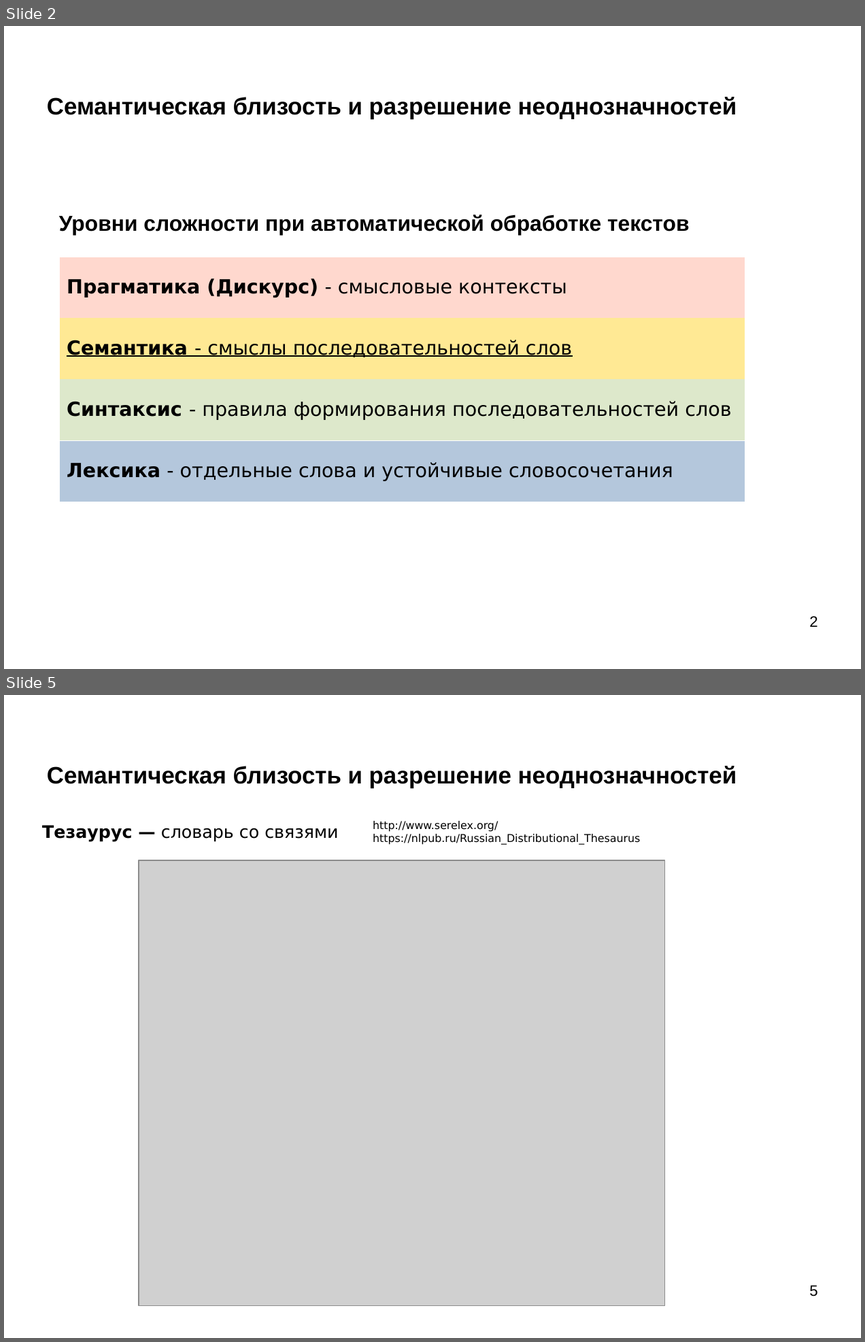
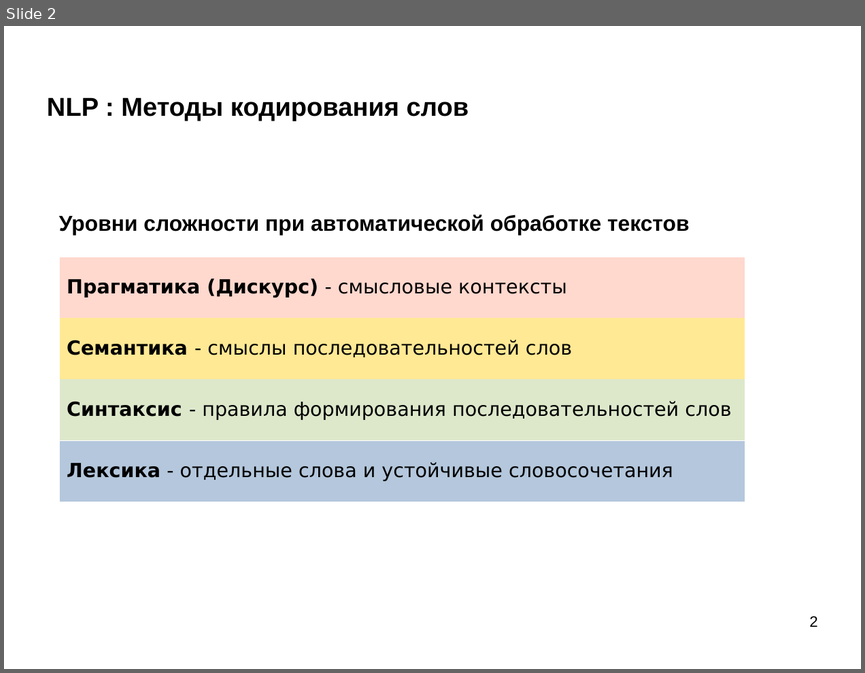
Before and after one commit to mechanoid5/ml_lectorium_legacy, a slide deck: 29-text-w2v.odp. Shown one above the other, each under a label of ours: slides 2 and 5 before the commit, slide 2 after it; the slides between them are not shown. The pictures are 865x1342 and 865x673 pixels, drawn with LibreOffice and Linux fonts; fonts in the diff are those of the drawing; grey boxes stand for pictures; background and template pictures are left out. Boxes give left, top, right and bottom in pixels: in the first picture for what was removed or moved away, otherwise in the second. Text is boxed around its words. In the diff, an @@ line names an element or a change of style, - is before the commit and + after.

```diff
--- a/29-text-w2v.odp
+++ b/29-text-w2v.odp
@@ slide 5 removed at box(4, 695, 861, 1338), background picture (left out) @@
@@ title removed at box(47, 766, 737, 788) @@
-Семантическая близость и разрешение неоднозначностей
@@ text removed at box(42, 825, 338, 842) @@
-Тезаурус — словарь со связями
@@ text removed at box(373, 821, 640, 845) @@
-http://www.serelex.org/
-https://nlpub.ru/Russian_Distributional_Thesaurus
@@ picture removed at box(139, 861, 665, 1306) @@
@@ page number removed at box(809, 1285, 817, 1296) @@
-5
@@ slide 2 changed as well @@
@@ title at box(47, 97, 469, 121): text changed; size 22 to 24 pt @@
-Семантическая близость и разрешение неоднозначностей
+NLP : Методы кодирования слов
@@ table at box(59, 256, 745, 501) @@
@@ underline off in "Семантика - смыслы последовательностей слов" @@
```
Also in this commit, not shown: 13 other slides changed, 3 slides added, 13 other slides removed, 7 other files.
